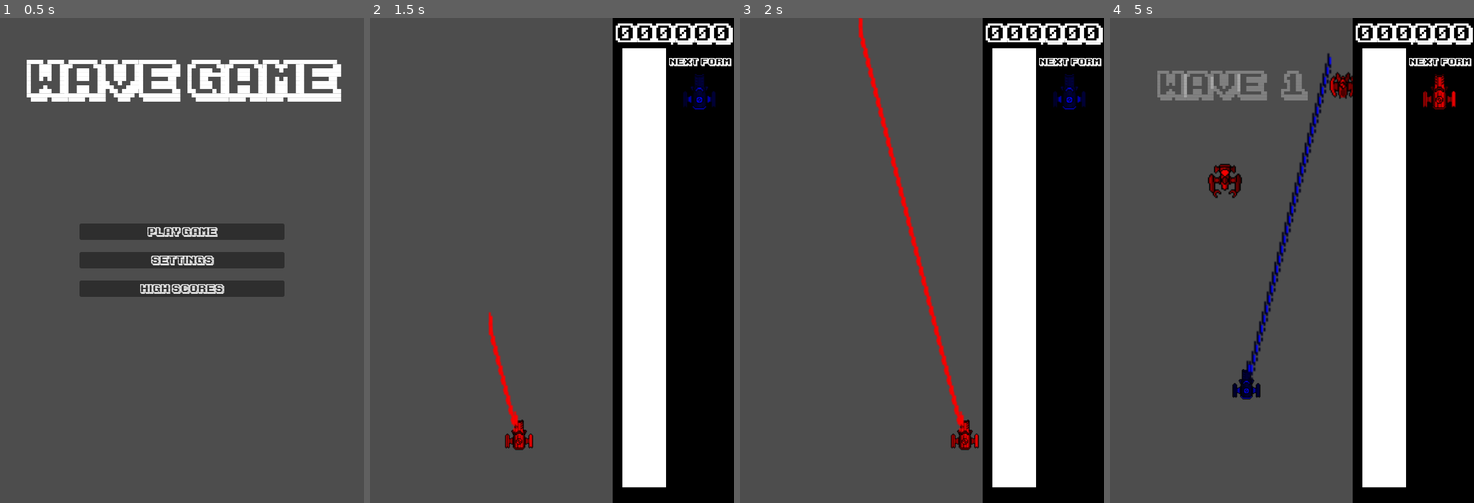
Above: before the commit, frames 1-4 (left to right).
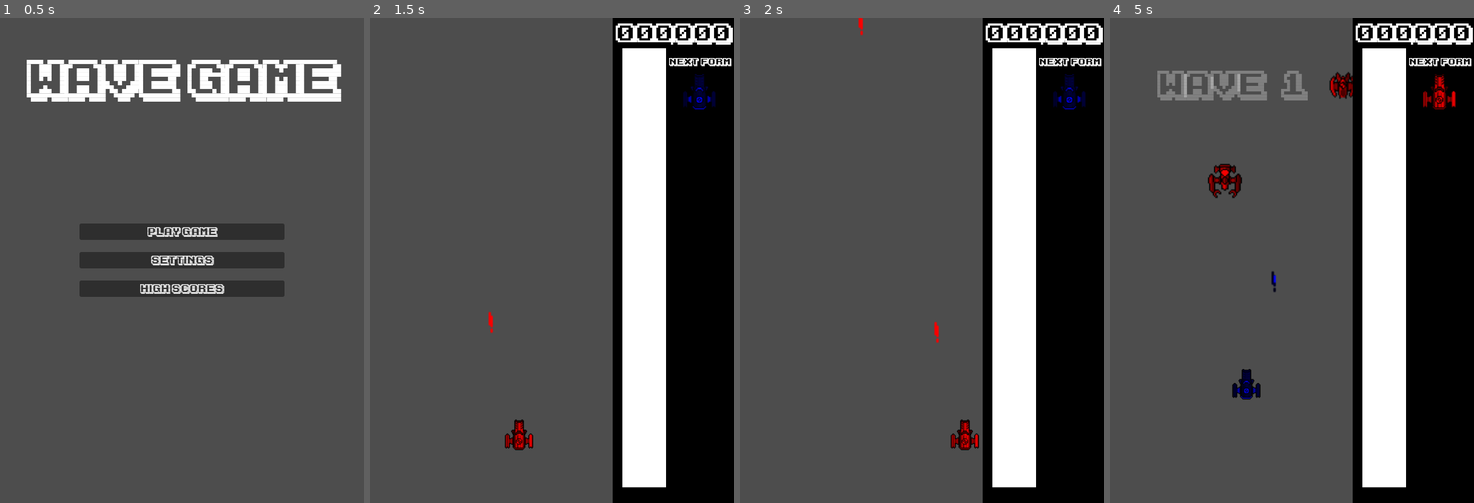
Above: after the commit, the same moments.

Repository: parkernalch/wave-jam
Game: Godot game, scene res://Scenes/Menus/menus.tscn
Same seed, same stepped clock (60 frames per second), same inputs: the game is played once before the commit and once after it.
Inputs (mouse positions are in pixels of both pictures, inside the frame that each line leads up to):
- Up to frame 1 (0.5 s): no input
- Up to frame 2 (1.5 s): click "Play Game" at 0.5 s; tap Enter at 1.25 s; move the mouse to (632, 236) at 1.27 s; hold D (right) from 1.28 s (still down); hold Right mouse button (shoot) from 1.28 s (still down)
- Up to frame 3 (2 s): keep holding D (right); keep holding Right mouse button (shoot)
- Up to frame 4 (5 s): move the mouse to (1219, 284) at 2.02 s; release D (right) at 2.03 s; release Right mouse button (shoot) at 2.03 s; hold S (down) 2.03-2.78 s; tap Shift (boost) at 2.1 s; right-click (1219, 284) at 2.3 s; move the mouse to (1328, 153) at 2.77 s; hold D (right) 2.78-3.53 s; hold Right mouse button (shoot) 2.78-3.53 s; click (1328, 153) at 2.85 s; move the mouse to (1273, 357) at 3.52 s; hold W (up) 3.53-4.28 s; right-click (1273, 357) at 3.6 s; move the mouse to (1401, 333) at 4.27 s; hold A (left) from 4.28 s (still down); hold Right mouse button (shoot) from 4.28 s (still down)

Frame 1 is identical in both runs. In frame 2, 0.4% of the frame differs, in the area x 32-41%, y 60-86%; in frame 3, 1.3%, in the area x 32-62%, y 0-86%; in frame 4, 1.2%.

Commit message:
Reset shoot_cooldown

Diff:
--- a/Scenes/Game/game.tscn
+++ b/Scenes/Game/game.tscn
@@ -32,6 +32,11 @@
 
 [node name="Player" parent="." instance=ExtResource("1_mv0hc")]
 position = Vector2(199.99997, 695.99994)
+shoot_cooldown = 0.5
+
+[node name="Player2" parent="." instance=ExtResource("1_mv0hc")]
+position = Vector2(199.99997, 695.99994)
+shoot_cooldown = 0.5
 
 [node name="UICanvas" type="CanvasLayer" parent="."]
 
